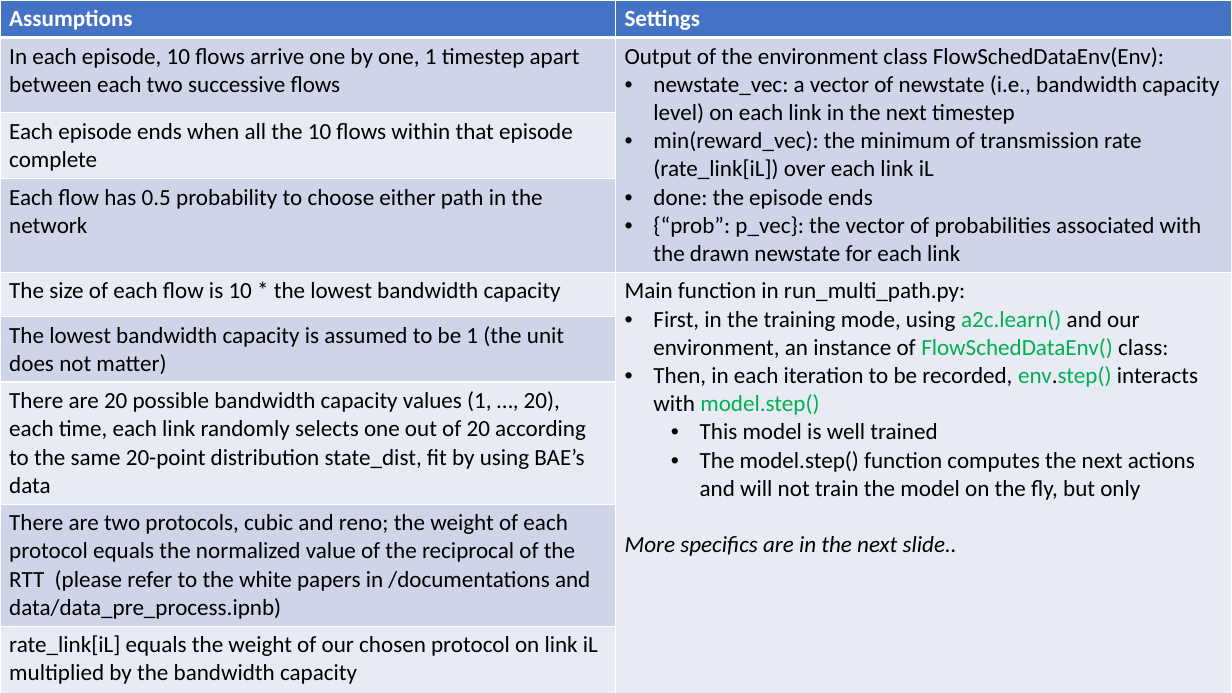
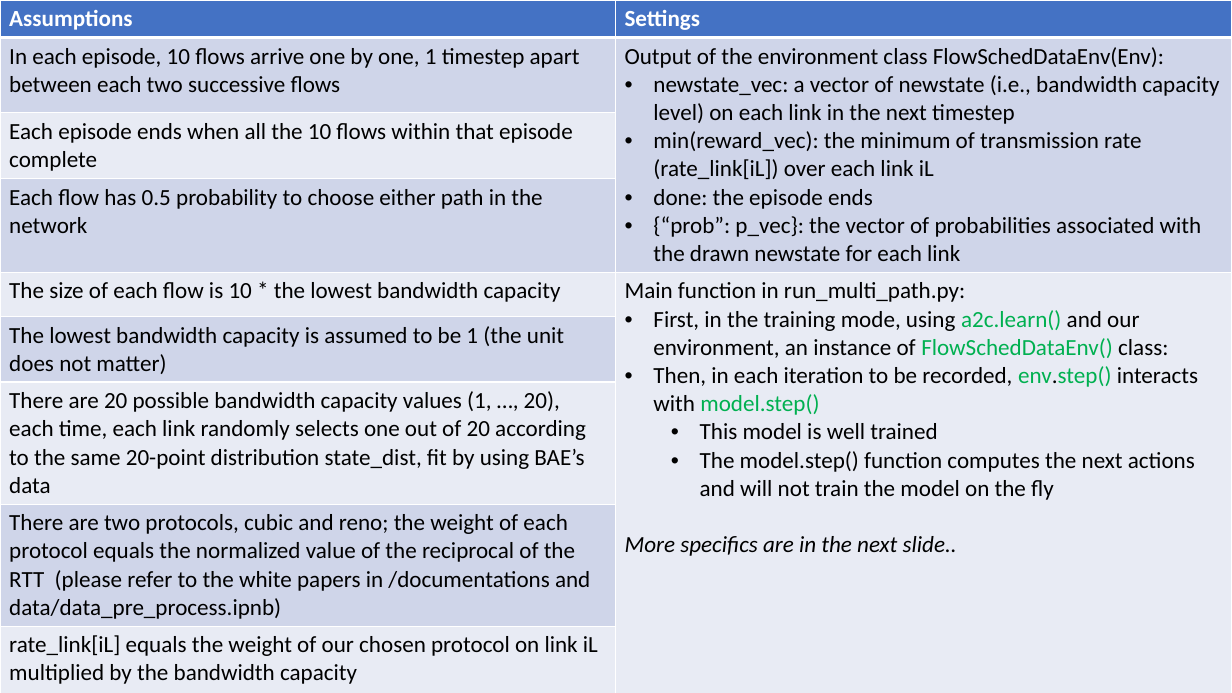
Before and after one commit to tj-kim/gym-flowsched, a slide deck: slide 1 of documentations/codeflow_asm.pptx. Drawn at 1232x693 pixels with LibreOffice and Linux fonts; fonts in the diff are those of the drawing. Boxes give left, top, right and bottom in pixels: in the first picture for what was removed or moved away, otherwise in the second. Text is boxed around its words. In the diff, an @@ line names an element or a change of style, - is before the commit and + after.

```diff
--- a/documentations/codeflow_asm.pptx
+++ b/documentations/codeflow_asm.pptx
@@ table at (0,0,1232,691) @@
-row 5, column 2: Main function in run_multi_path.py: / First, in the training mode, using a2c.learn() and our environment, an instance of FlowSchedDataEnv() class: / Then, in each iteration to be recorded, env.step() interacts with model.step() / This model is well trained / The model.step() function computes the next actions and will not train the model on the fly, but only / More specifics are in the next slide..
+row 5, column 2: Main function in run_multi_path.py: / First, in the training mode, using a2c.learn() and our environment, an instance of FlowSchedDataEnv() class: / Then, in each iteration to be recorded, env.step() interacts with model.step() / This model is well trained / The model.step() function computes the next actions and will not train the model on the fly / More specifics are in the next slide..
```
Also in this commit, not shown: 1 other file.
